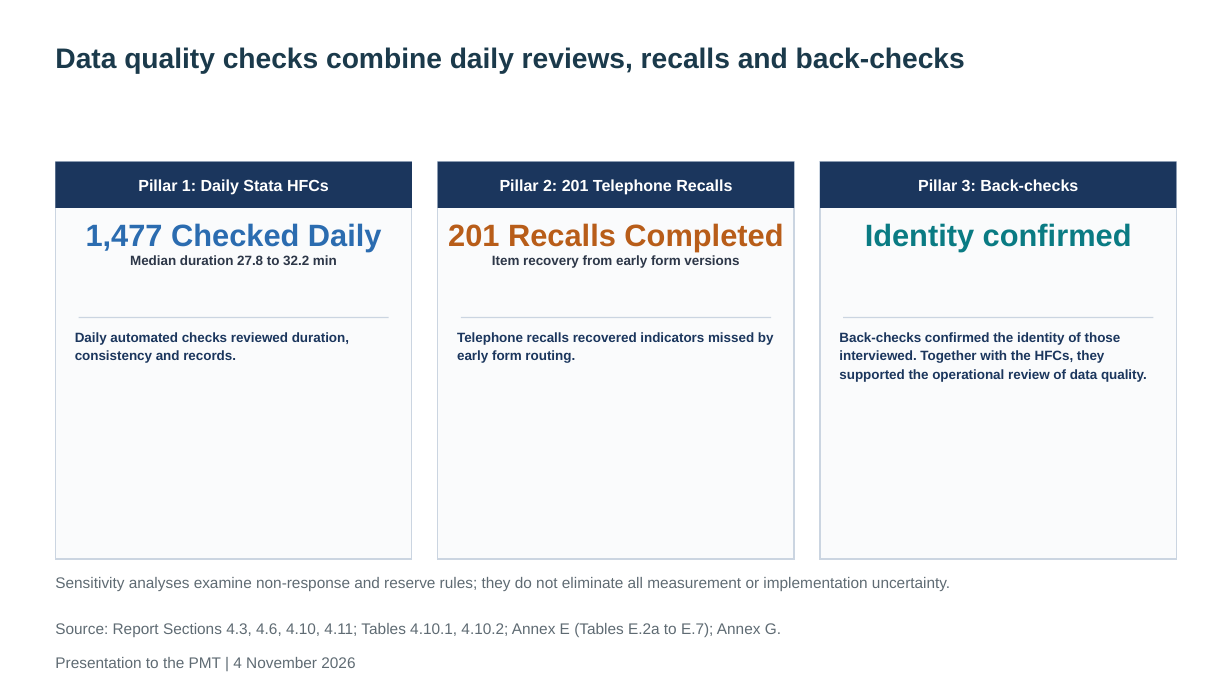
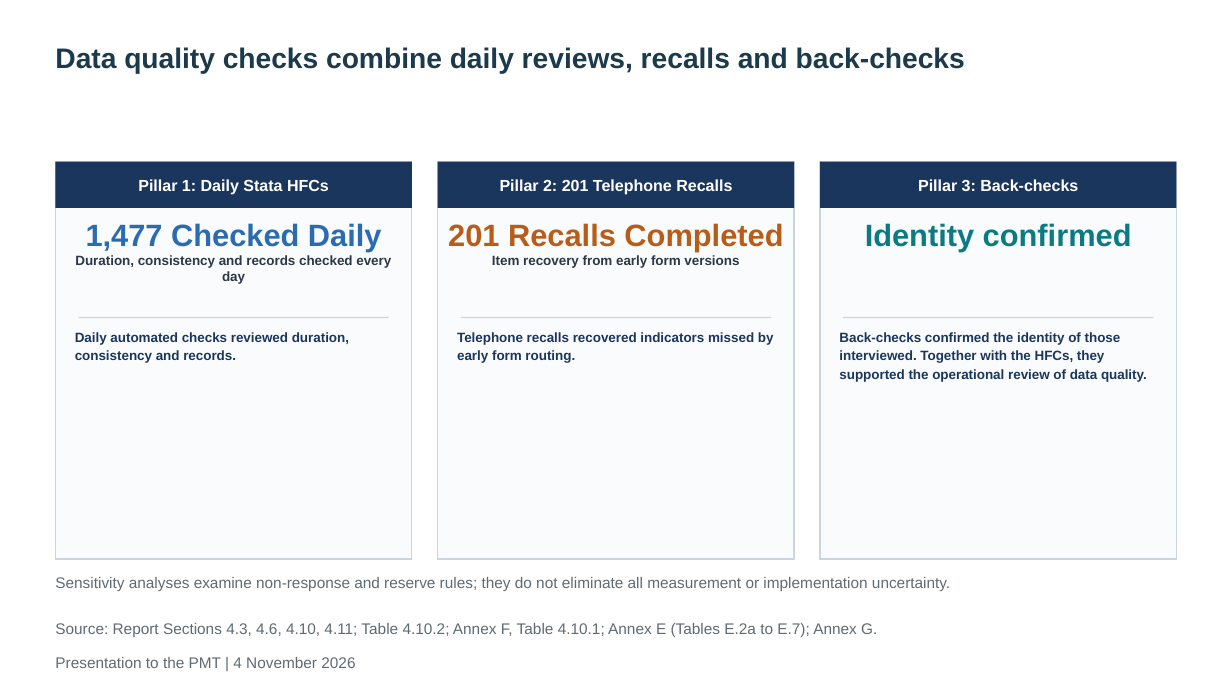
Before and after one commit to kokouekpinda/kokouekpinda, a slide deck: slide 19 of deliverables/REALISE_PMT_Presentation_v5.pptx. Drawn at 1232x693 pixels with LibreOffice and Linux fonts; fonts in the diff are those of the drawing. Boxes give left, top, right and bottom in pixels: in the first picture for what was removed or moved away, otherwise in the second. Text is boxed around its words. In the diff, an @@ line names an element or a change of style, - is before the commit and + after.

```diff
--- a/deliverables/REALISE_PMT_Presentation_v5.pptx
+++ b/deliverables/REALISE_PMT_Presentation_v5.pptx
@@ text at [75, 255, 391, 284]: text changed @@
-Median duration 27.8 to 32.2 min
+Duration, consistency and records checked every day
@@ text at [55, 623, 877, 637]: text changed @@
-Source: Report Sections 4.3, 4.6, 4.10, 4.11; Tables 4.10.1, 4.10.2; Annex E (Tables E.2a to E.7); Annex G.
+Source: Report Sections 4.3, 4.6, 4.10, 4.11; Table 4.10.2; Annex F, Table 4.10.1; Annex E (Tables E.2a to E.7); Annex G.
```
Also in this commit, not shown: 11 other slides changed, 9 other files.
